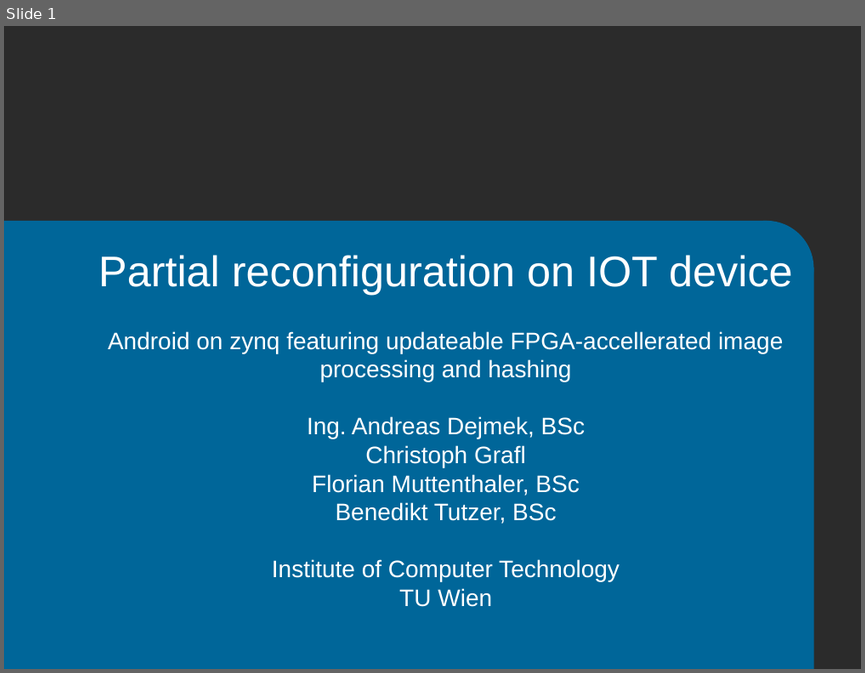
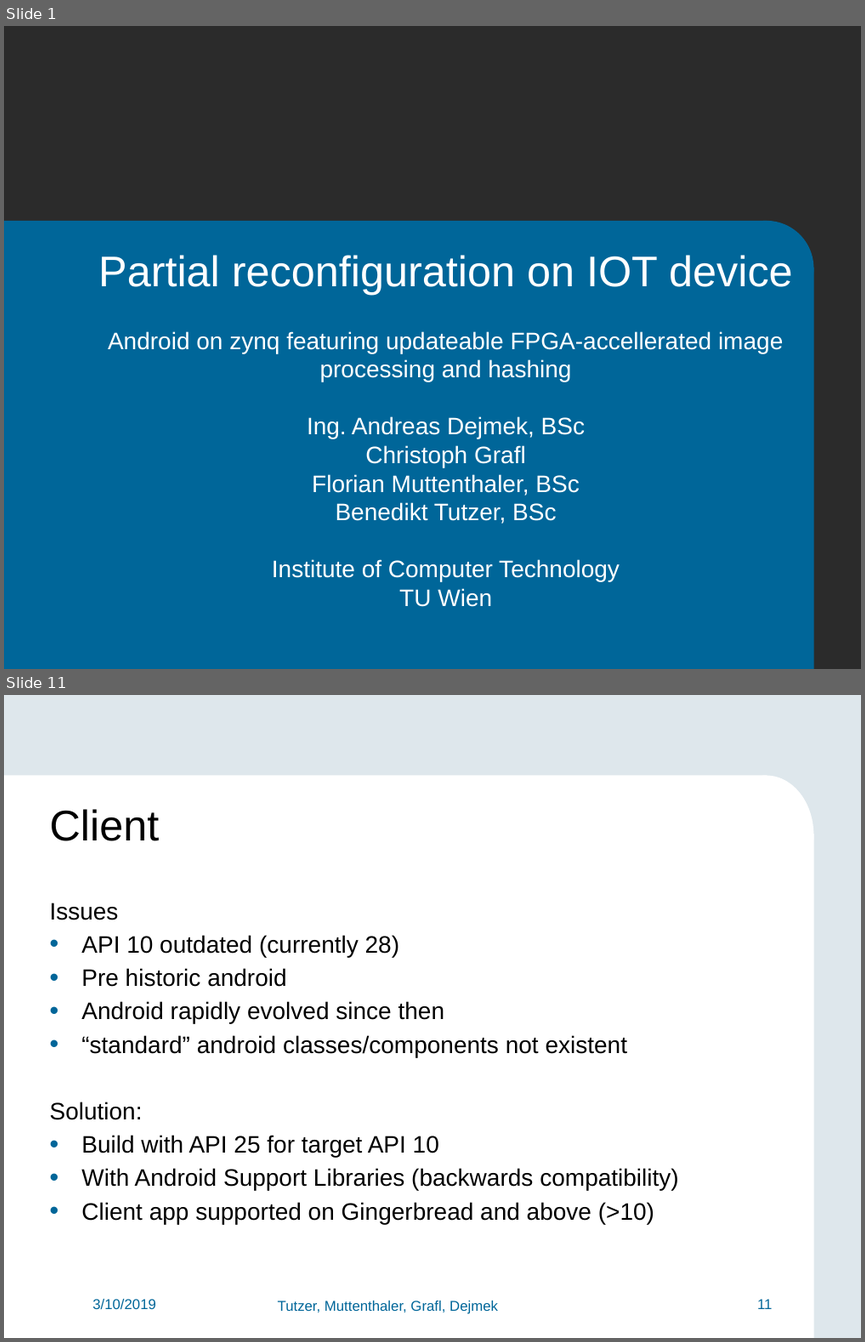
Before and after one commit to FlorianMuttenthaler/SocLabPartialReconfigIot, a slide deck: report/Final_presentation.pptx. Shown one above the other, each under a label of ours: slide 1 before the commit, slides 1 and 11 after it; the slides between them are not shown. The pictures are 865x673 and 865x1342 pixels, drawn with LibreOffice and Linux fonts; fonts in the diff are those of the drawing; background and template pictures are left out; a plain dark background stands for a picture behind light text. Boxes give left, top, right and bottom in pixels: in the first picture for what was removed or moved away, otherwise in the second. Text is boxed around its words. In the diff, an @@ line names an element or a change of style, - is before the commit and + after.

```diff
--- a/report/Final_presentation.pptx
+++ b/report/Final_presentation.pptx
@@ slide 11 added at (4,695,861,1338), background #DEE7EC @@
@@ rectangle added at (4,776,767,1338), fill #FFFFFF @@
@@ ellipse added at (719,776,814,895), fill #FFFFFF @@
@@ text added at (50,809,160,841), 36 pt, text #000000 @@
+Client
@@ rectangle added at (462,834,814,1338), fill #FFFFFF @@
@@ text added at (50,902,679,1224), 20 pt, text #000000 @@
+Issues
+• API 10 outdated (currently 28)
+• Pre historic android
+• Android rapidly evolved since then
+• “standard” android classes/components not existent
+Solution:
+• Build with API 25 for target API 10
+• With Android Support Libraries (backwards compatibility)
+• Client app supported on Gingerbread and above (>10)
@@ text added at (92,1299,156,1310), 12 pt, text #006699 @@
+3/10/2019
@@ text added at (278,1300,498,1314), 12 pt, text #006699 @@
+Tutzer, Muttenthaler, Grafl, Dejmek
@@ page number added at (757,1299,772,1309), 12 pt, text #006699 @@
+11
```
Also in this commit, not shown: 14 slides changed, 4 other slides added, 4 slides removed.
